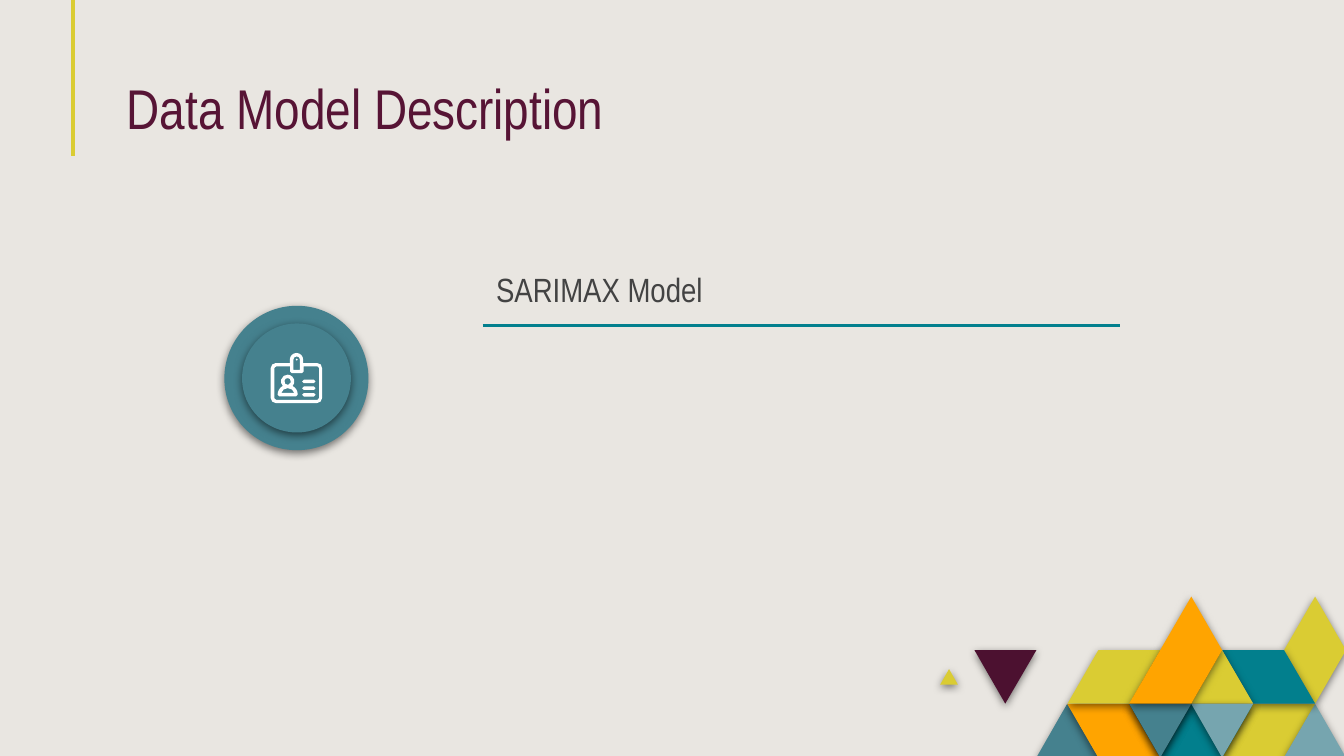
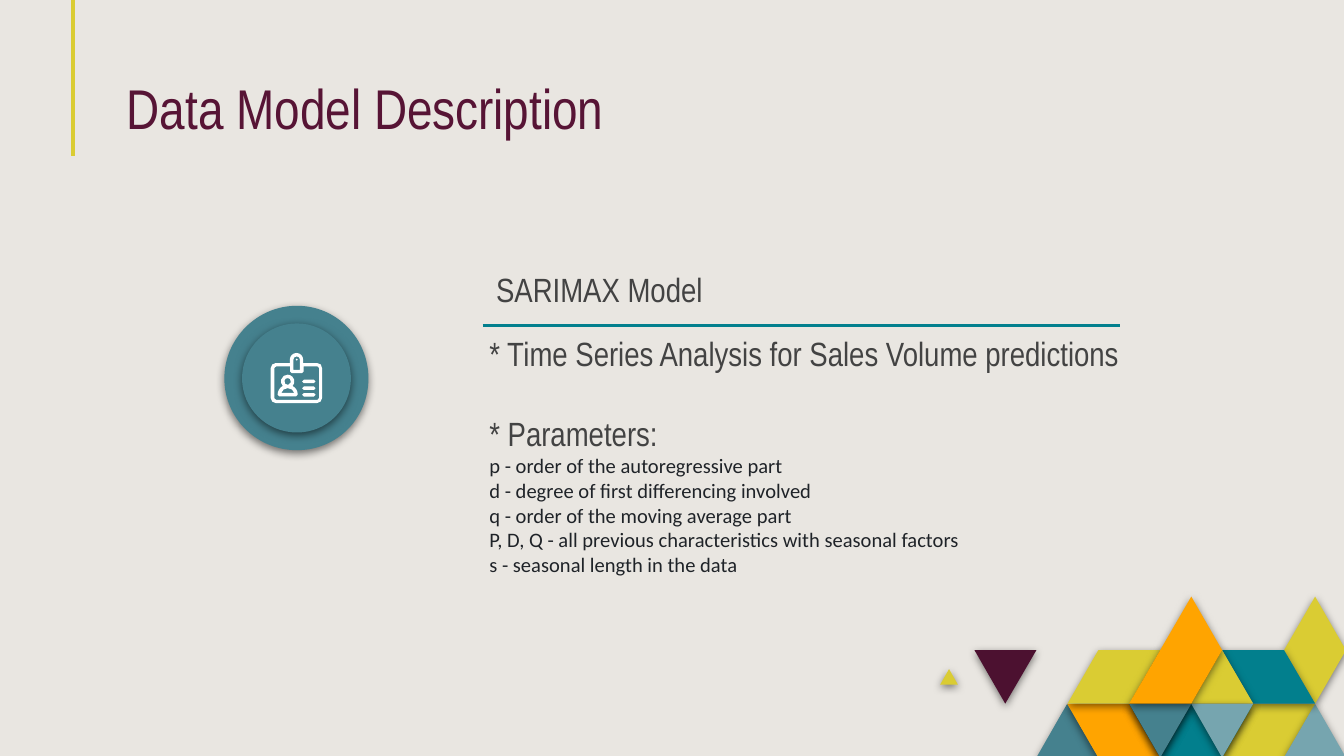
Before and after one commit to saraparveen26/Sales-Volume-Forecasting, a slide deck: slide 9 of Project_Presentation/PowerPoint Presentation1.pptx. Drawn at 1344x756 pixels with LibreOffice and Linux fonts; fonts in the diff are those of the drawing. Boxes give left, top, right and bottom in pixels: in the first picture for what was removed or moved away, otherwise in the second. Text is boxed around its words. In the diff, an @@ line names an element or a change of style, - is before the commit and + after.

```diff
--- a/Project_Presentation/PowerPoint Presentation1.pptx
+++ b/Project_Presentation/PowerPoint Presentation1.pptx
@@ title added at bbox=[489, 341, 1118, 576], 11 pt, text #1F2328 @@
+* Time Series Analysis for Sales Volume predictions
+* Parameters:
+p - order of the autoregressive part
+d - degree of first differencing involved
+q - order of the moving average part
+P, D, Q - all previous characteristics with seasonal factors
+s - seasonal length in the data
```
Also in this commit, not shown: 9 slides added, 1 slide removed, 17 other files.
